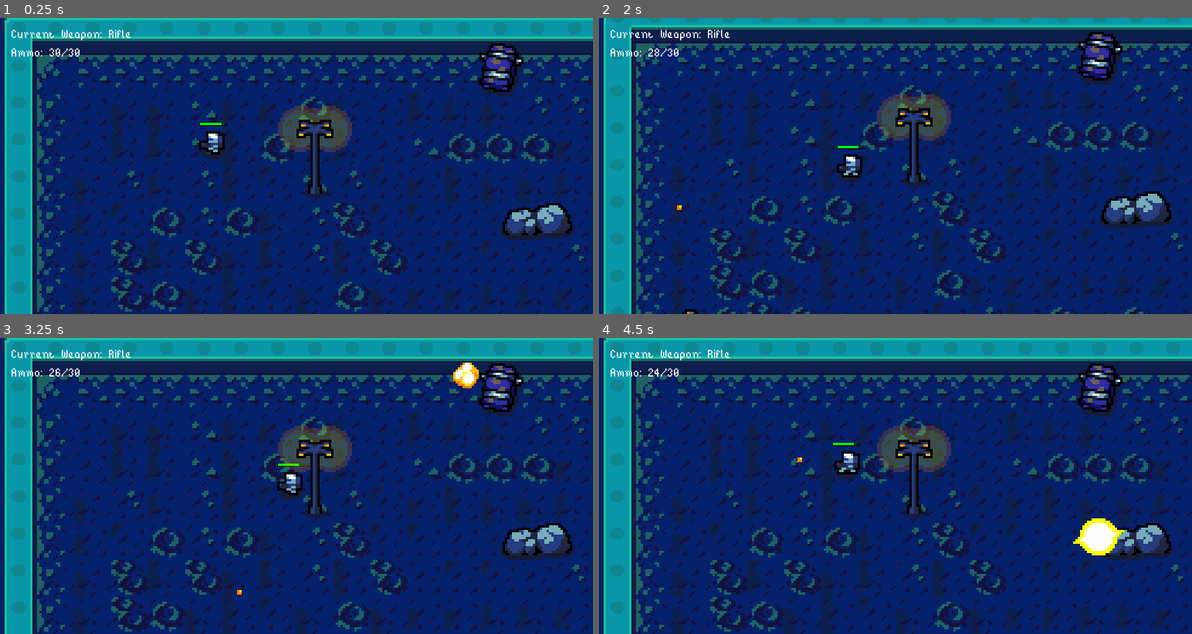
Above: before the commit, frames 1-4 (two rows, left to right).
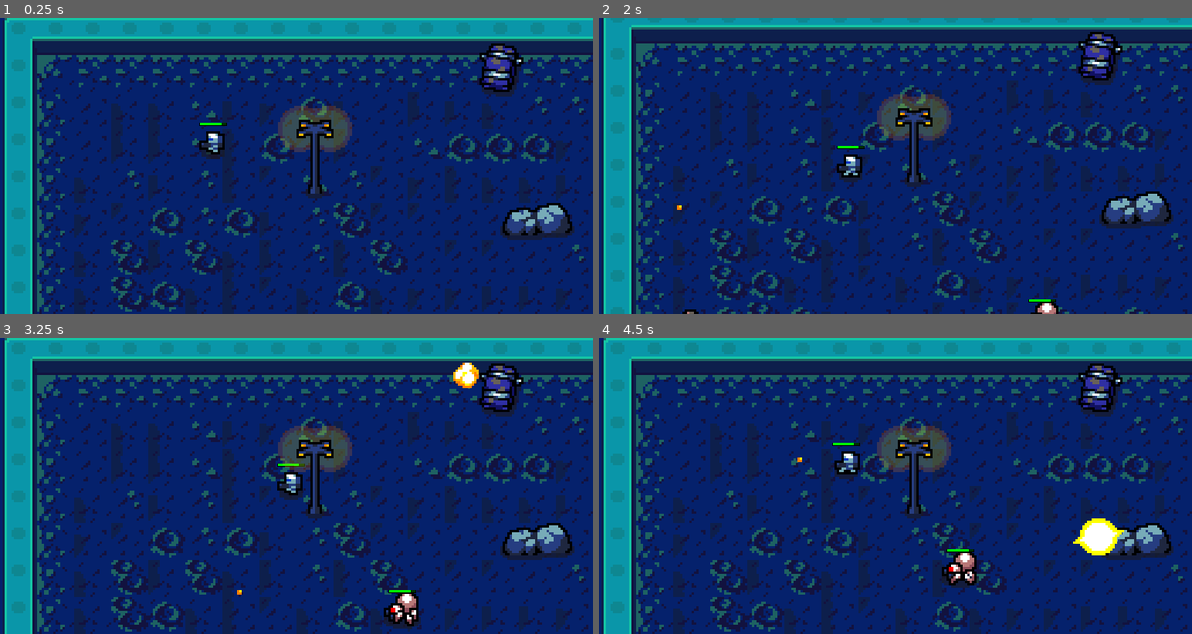
Above: after the commit, the same moments.

Repository: diemissonlima/TopDownShooter
Game: Godot game, scene res://scenes/management/game_level.tscn
Same seed, same stepped clock (60 frames per second), same inputs: the game is played once before the commit and once after it.
Inputs (mouse positions are in pixels of both pictures, inside the frame that each line leads up to):
- Up to frame 1 (0.25 s): no input
- Up to frame 2 (2 s): move the mouse to (1025, 151) at 0.52 s; hold Right (ui_right) 0.53-1.28 s; click (1025, 151) at 0.6 s; tap Space (ui_select) at 0.77, 1.52 s; move the mouse to (776, 180) at 1.27 s; hold Down (ui_down) from 1.28 s (still down); click (776, 180) at 1.35 s
- Up to frame 3 (3.25 s): move the mouse to (355, 420) at 2.02 s; release Down (ui_down) at 2.03 s; hold Right (ui_right) 2.03-2.78 s; click (355, 420) at 2.1 s; move the mouse to (266, 545) at 2.77 s; hold Up (ui_up) from 2.78 s (still down); click (266, 545) at 2.85 s; tap Space (ui_select) at 3.02 s
- Up to frame 4 (4.5 s): move the mouse to (1073, 530) at 3.52 s; release Up (ui_up) at 3.53 s; hold Left (ui_left) from 3.53 s (still down); click (1073, 530) at 3.6 s; tap Space (ui_select) at 3.77 s; move the mouse to (717, 441) at 4.27 s; click (717, 441) at 4.35 s

The runs differ from the first frame. In frame 1, 0.3% of the frame differs, in the area x 1-23%, y 3-14%; in frame 2, 0.5%; in frame 3, 1.0%; in frame 4, 1.0%, in the area x 1-65%, y 3-85%.

Commit message:
código do inimigo

Diff:
--- a/project.godot
+++ b/project.godot
@@ -23,6 +23,11 @@
 "class": "Effect",
 "language": "GDScript",
 "path": "res://scripts/environments/base_effect.gd"
+}, {
+"base": "KinematicBody2D",
+"class": "Enemy",
+"language": "GDScript",
+"path": "res://scripts/enemies/enemy.gd"
 }, {
 "base": "Node2D",
 "class": "GameLevel",
@@ -58,6 +63,7 @@
 "AttackState": "",
 "BaseProjectile": "",
 "Effect": "",
+"Enemy": "",
 "GameLevel": "",
 "Grenade": "",
 "Interface": "",
--- a/scenes/enemies/enemy.tscn
+++ b/scenes/enemies/enemy.tscn
@@ -1,8 +1,10 @@
-[gd_scene load_steps=2 format=2]
+[gd_scene load_steps=3 format=2]
 
 [ext_resource path="res://scenes/combat/health_bar.tscn" type="PackedScene" id=1]
+[ext_resource path="res://scripts/enemies/enemy.gd" type="Script" id=2]
 
-[node name="Enemy" type="KinematicBody2D"]
+[node name="Enemy" type="KinematicBody2D" groups=["enemy"]]
+script = ExtResource( 2 )
 
 [node name="Texture" type="Sprite" parent="."]
 
@@ -15,3 +17,8 @@
 [node name="Notifier" type="VisibilityNotifier2D" parent="."]
 
 [node name="MonitoringTimer" type="Timer" parent="."]
+one_shot = true
+
+[connection signal="screen_entered" from="Notifier" to="." method="on_screen_entered"]
+[connection signal="screen_exited" from="Notifier" to="." method="on_screen_exited"]
+[connection signal="timeout" from="MonitoringTimer" to="." method="on_monitoring_timer_timeout"]
--- /dev/null
+++ b/scenes/enemies/spider.tscn
@@ -0,0 +1,59 @@
+[gd_scene load_steps=6 format=2]
+
+[ext_resource path="res://assets/robots/spider.png" type="Texture" id=1]
+[ext_resource path="res://scenes/enemies/enemy.tscn" type="PackedScene" id=2]
+
+[sub_resource type="RectangleShape2D" id=3]
+extents = Vector2( 8, 7 )
+
+[sub_resource type="Animation" id=1]
+length = 0.001
+tracks/0/type = "value"
+tracks/0/path = NodePath("Texture:frame")
+tracks/0/interp = 1
+tracks/0/loop_wrap = true
+tracks/0/imported = false
+tracks/0/enabled = true
+tracks/0/keys = {
+"times": PoolRealArray( 0 ),
+"transitions": PoolRealArray( 1 ),
+"update": 0,
+"values": [ 5 ]
+}
+
+[sub_resource type="Animation" id=2]
+resource_name = "walk"
+length = 0.4
+loop = true
+tracks/0/type = "value"
+tracks/0/path = NodePath("Texture:frame")
+tracks/0/interp = 1
+tracks/0/loop_wrap = true
+tracks/0/imported = false
+tracks/0/enabled = true
+tracks/0/keys = {
+"times": PoolRealArray( 0, 0.1, 0.2, 0.3 ),
+"transitions": PoolRealArray( 1, 1, 1, 1 ),
+"update": 1,
+"values": [ 5, 6, 7, 8 ]
+}
+
+[node name="Spider" instance=ExtResource( 2 )]
+attack_cooldown = 3.0
+damage = 4
+move_speed = 20
+distance_treshold = 5
+
+[node name="Texture" parent="." index="0"]
+texture = ExtResource( 1 )
+hframes = 5
+vframes = 5
+frame = 5
+
+[node name="Collision" parent="." index="1"]
+shape = SubResource( 3 )
+
+[node name="Animation" parent="." index="3"]
+autoplay = "walk"
+anims/RESET = SubResource( 1 )
+anims/walk = SubResource( 2 )
--- a/scenes/management/game_level.tscn
+++ b/scenes/management/game_level.tscn
@@ -1,10 +1,11 @@
-[gd_scene load_steps=57 format=2]
+[gd_scene load_steps=58 format=2]
 
 [ext_resource path="res://scenes/player/assault.tscn" type="PackedScene" id=1]
 [ext_resource path="res://scenes/management/interface.tscn" type="PackedScene" id=2]
 [ext_resource path="res://assets/tile/terrain.png" type="Texture" id=3]
 [ext_resource path="res://assets/tile/props.png" type="Texture" id=4]
 [ext_resource path="res://scripts/management/game_level.gd" type="Script" id=5]
+[ext_resource path="res://scenes/enemies/spider.tscn" type="PackedScene" id=6]
 
 [sub_resource type="ConvexPolygonShape2D" id=1]
 points = PoolVector2Array( 0, 0, 16, 0, 16, 16, 0, 16 )
@@ -742,3 +743,6 @@
 centered_textures = true
 format = 1
 tile_data = PoolIntArray( 65549, 9, 0, 65572, 0, 0, 196616, 0, 0, 196629, 1, 0, 262172, 5, 0, 262177, 4, 0, 327694, 4,  …(276 unchanged characters)…
+
+[node name="Spider" parent="." instance=ExtResource( 6 )]
+position = Vector2( 224, 154 )
--- a/scenes/management/interface.tscn
+++ b/scenes/management/interface.tscn
@@ -1,10 +1,10 @@
 [gd_scene load_steps=4 format=2]
 
-[ext_resource path="res://assets/fonts/bit_potion.ttf" type="DynamicFontData" id=1]
+[ext_resource path="res://assets/fonts/Kaph-Italic.ttf" type="DynamicFontData" id=1]
 [ext_resource path="res://scripts/management/interface.gd" type="Script" id=2]
 
 [sub_resource type="DynamicFont" id=1]
-size = 8
+size = 4
 font_data = ExtResource( 1 )
 
 [node name="Interface" type="CanvasLayer" groups=["interface"]]
--- /dev/null
+++ b/scripts/enemies/enemy.gd
@@ -0,0 +1,69 @@
+extends KinematicBody2D
+class_name Enemy
+
+onready var texture: Sprite = get_node("Texture")
+onready var collision_shape: CollisionShape2D = get_node("Collision")
+onready var monitoring_timer: Timer = get_node("MonitoringTimer")
+
+var distance: float
+
+var path: Array = []
+var velocity: Vector2
+
+export(float) var attack_cooldown
+
+export(int) var damage
+export(int) var move_speed
+export(int) var distance_treshold
+
+func get_player(player_reference, navigation: Navigation2D) -> void:
+	path = navigation.get_simple_path(global_position, player_reference.global_position, false)
+	if path.size() == 0:
+		return
+
+	distance = global_position.distance_to(player_reference.global_position)
+	velocity = global_position.direction_to(path[1]) * move_speed
+
+	if global_position == path[0]:
+		path.pop_front()
+
+
+func _physics_process(_delta: float) -> void:
+	if distance < distance_treshold:
+		return
+
+	velocity = move_and_slide(velocity)
+	verify_direction()
+	animate()
+
+func verify_direction() -> void:
+	if velocity.x > 0:
+		texture.flip_h = false
+
+	if velocity.x < 0:
+		texture.flip_h = true
+
+
+func animate() -> void:
+	pass
+
+
+func set_collision() -> void:
+	change_monitoring_state(true)
+	monitoring_timer.start(attack_cooldown)
+
+
+func on_monitoring_timer_timeout():
+	change_monitoring_state(false)
+
+
+func change_monitoring_state(state: bool) -> void:
+	collision_shape.set_deferred("disabled", state)
+
+
+func on_screen_entered() -> void:
+	visible = true
+
+
+func on_screen_exited() -> void:
+	visible = false
--- a/scripts/management/game_level.gd
+++ b/scripts/management/game_level.gd
@@ -4,6 +4,7 @@
 const CELL_SIZE: int = 16
 
 onready var assault: KinematicBody2D = get_node("LayeredObjects/Assault")
+onready var navigation: Navigation2D = get_node("Terrain")
 onready var base_terrain: TileMap = get_node("Terrain/BaseTerrain")
 
 func _ready() -> void:
@@ -19,3 +20,13 @@
 
 	soldier_camera.limit_right = int(used_rect_tile.size.x * CELL_SIZE)
 	soldier_camera.limit_bottom = int(used_rect_tile.size.y * CELL_SIZE)
+
+func _process(_delta: float) -> void:
+	if assault == null:
+		return
+
+	send_player()
+
+
+func send_player() -> void:
+	get_tree().call_group("enemy", "get_player", assault, navigation)
